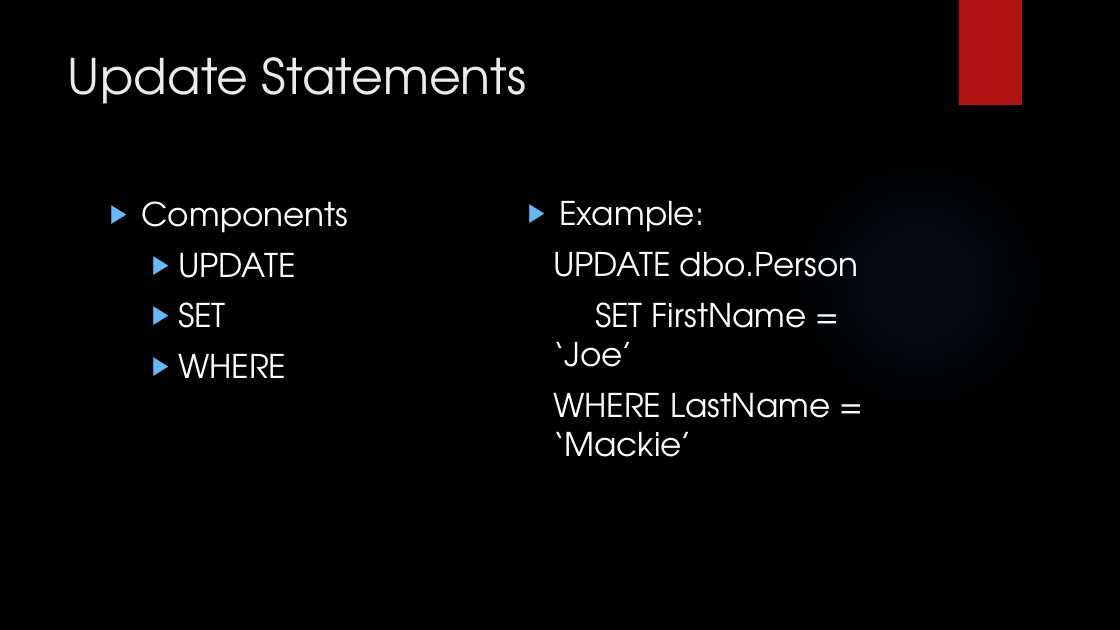
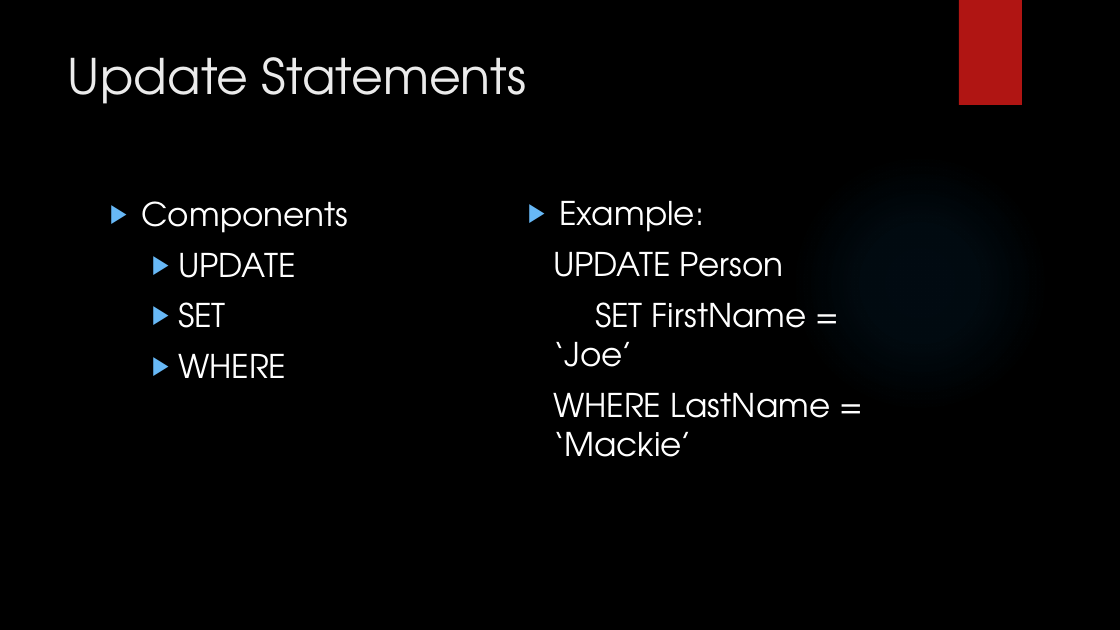
Before and after one commit to LogolsLLC/Logols-May2018, a slide deck: slide 8 of Slides/04_Sql_TrainingPlan.pptx. Drawn at 1120x630 pixels with LibreOffice and Linux fonts; fonts in the diff are those of the drawing; background and template pictures are left out. Boxes give left, top, right and bottom in pixels: in the first picture for what was removed or moved away, otherwise in the second. Text is boxed around its words. In the diff, an @@ line names an element or a change of style, - is before the commit and + after.

```diff
--- a/Slides/04_Sql_TrainingPlan.pptx
+++ b/Slides/04_Sql_TrainingPlan.pptx
@@ text at box(553, 252, 784, 277): text changed @@
-  UPDATE dbo.Person
+  UPDATE Person
```
Also in this commit, not shown: 9 other slides changed, 1 slide added, 1 other file.
